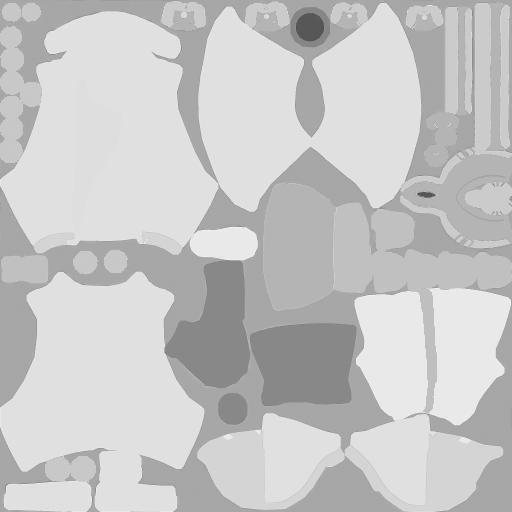
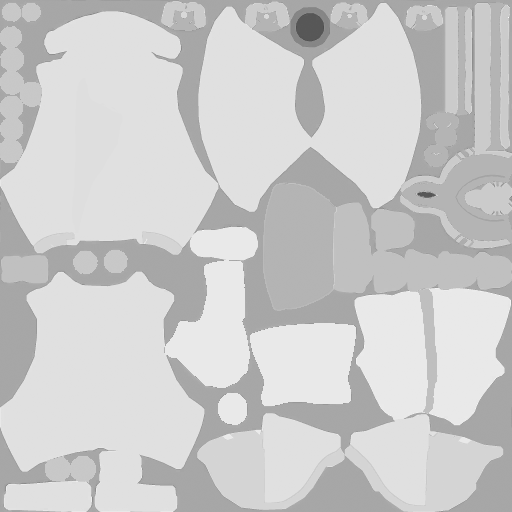
Before/after of a 512 x 512 layered artwork. What changed in the layer stack:
added layer "Boots" above "EggmanBody_Roughness.png" over [left=165, top=227, right=356, bottom=425]
painted on "EggmanBody_Roughness.png" over [left=165, top=227, right=356, bottom=425]
